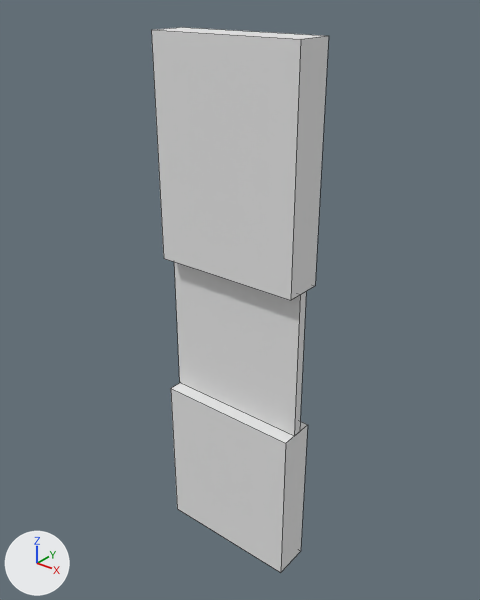
What one commit did to the OBJ model Assets/Models/Tiles/tile_wall_window_m.obj.
Both versions are drawn from a 50 mm lens placed at (2.39, -3.57, 3.76), pointed at (-0.02, -0.55, 1.89). Every picture has the same lights, and +X, +Y and +Z are marked at lower left. The first picture is the older version. Mesh edges are drawn as thin lines. Where no turn or scale is listed for an object, it has been applied to the vertices.

Objects in the first picture: 'wall_l', 'wall_u', 'window'.
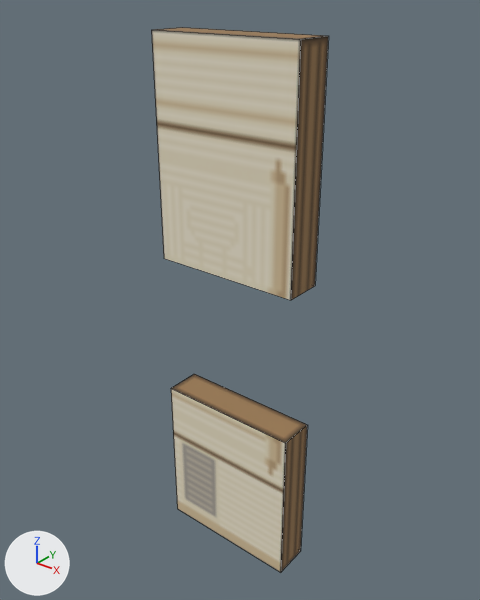
Scene script edits in JSON lines:
```json
{"op": "add", "block": "img_tex_tiles_atlas_png", "code": ["img_tex_tiles_atlas_png = load_image('tex_tiles_atlas.png', 'tex_tiles_atlas.png', 256, 256, 'sRGB')"]}
{"op": "remove", "block": "mat_m_1ea63b69_15f8_0038_f2c8_c4015977ce86", "code": "mat_m_1ea63b69_15f8_0038_f2c8_c4015977ce86.base_color = (0.8, 0.8, 0.8)  # white #e7e7e7"}
{"op": "add", "block": "mat_m_1ea63b69_15f8_0038_f2c8_c4015977ce86", "code": "mat_m_1ea63b69_15f8_0038_f2c8_c4015977ce86.texture = img_tex_tiles_atlas_png"}
{"op": "remove", "block": "ob_window", "code": ["ob_window = bpy.data.objects.new('window', me_window)", "ob_window.location = (0.0, 0.0, 0.0)"]}
```

Changed parts and their boxes [x1, y1, x2, y2] in the pictures (480 x 600 px):
```json
{"object": "wall_u", "change": "surface changed", "before": [151, 27, 329, 300], "after": [151, 27, 329, 300]}
{"object": "wall_l", "change": "surface changed", "before": [171, 383, 308, 572], "after": [171, 383, 308, 572], "on screen": "darker"}
{"object": "window", "change": "deleted", "before": [174, 262, 306, 436]}
```
